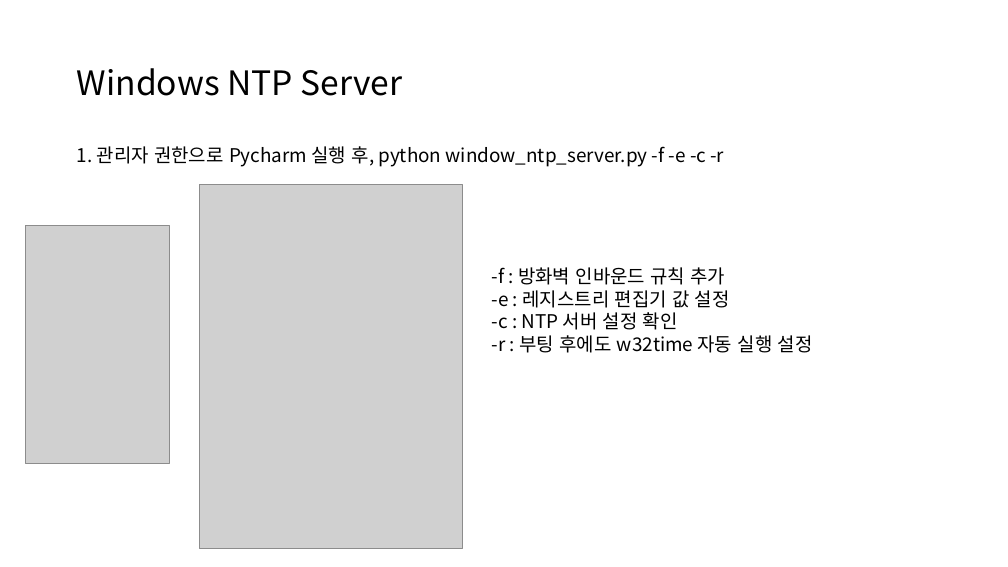
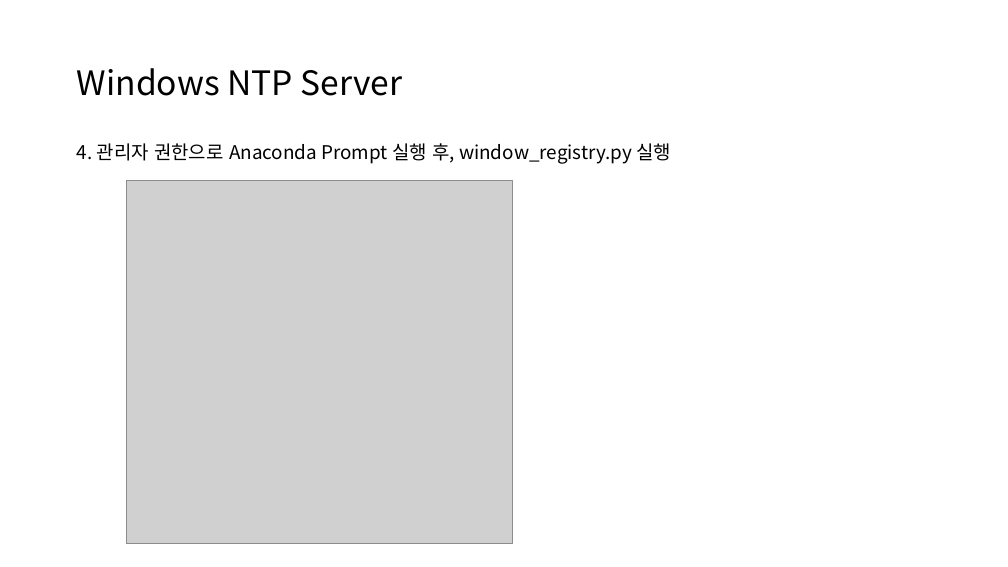
Before and after one commit to UnstructuredWork/udp_client_new, a slide deck: slide 8 of doc/time_synchronization.pptx (slide 5 before the commit). Drawn at 1008x567 pixels with LibreOffice and Linux fonts; fonts in the diff are those of the drawing; grey boxes stand for pictures. Boxes give left, top, right and bottom in pixels: in the first picture for what was removed or moved away, otherwise in the second. Text is boxed around its words. In the diff, an @@ line names an element or a change of style, - is before the commit and + after.

```diff
--- a/doc/time_synchronization.pptx
+++ b/doc/time_synchronization.pptx
@@ text at (x1=77, y1=143, x2=672, y2=164): text changed @@
-1. 관리자 권한으로 Pycharm 실행 후, python window_ntp_server.py -f -e -c -r
+4. 관리자 권한으로 Anaconda Prompt 실행 후, window_registry.py 실행
@@ picture resized from (x1=200, y1=185, x2=463, y2=549) to (x1=126, y1=180, x2=512, y2=544) @@
@@ picture removed at (x1=26, y1=225, x2=169, y2=464) @@
@@ text removed at (x1=492, y1=267, x2=813, y2=353) @@
--f : 방화벽 인바운드 규칙 추가
--e : 레지스트리 편집기 값 설정
--c : NTP 서버 설정 확인
--r : 부팅 후에도 w32time 자동 실행 설정
```
Also in this commit, not shown: 7 other slides changed, 27 other files.
